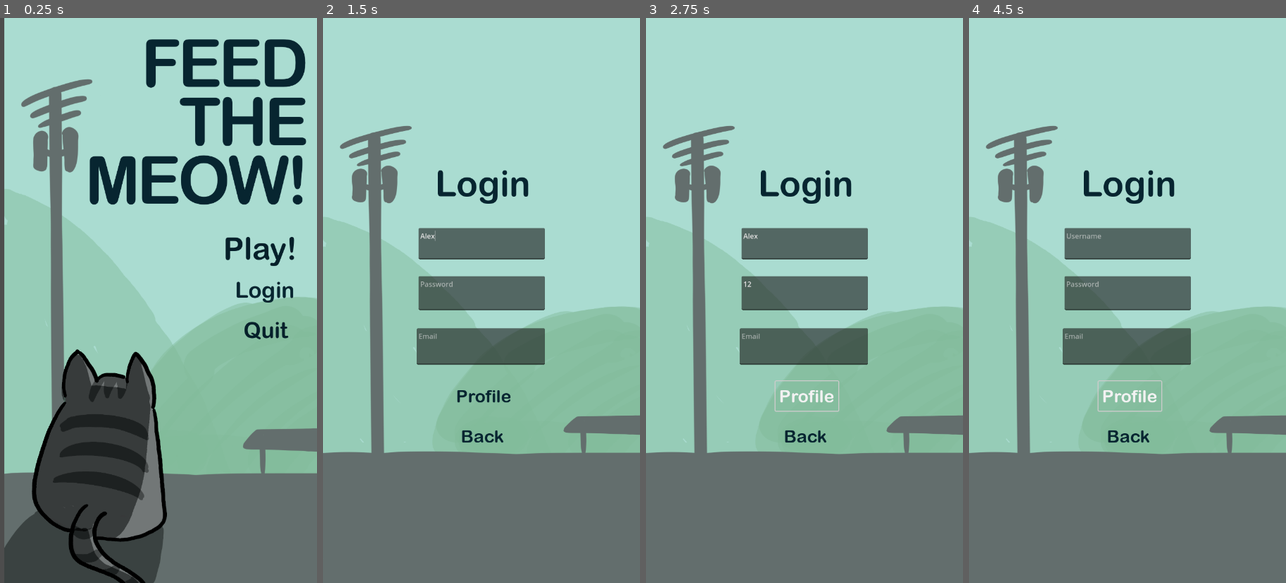
Above: before the commit, frames 1-4 (left to right).
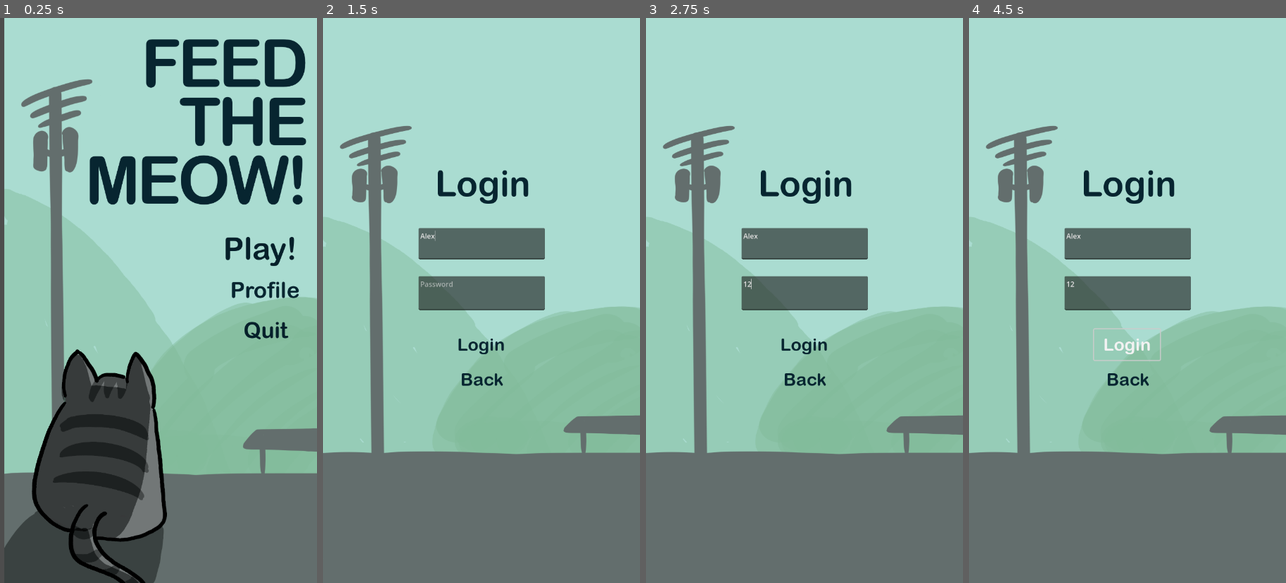
Above: after the commit, the same moments.

Repository: itspanna/CatGame
Game: Godot game, scene res://MainMenu.tscn
Same seed, same stepped clock (60 frames per second), same inputs: the game is played once before the commit and once after it.
Inputs (mouse positions are in pixels of both pictures, inside the frame that each line leads up to):
- Up to frame 1 (0.25 s): no input
- Up to frame 2 (1.5 s): click "Login" (after the commit: "Profile") at 0.5 s; click (481, 244) at 1.27 s; type "Alex" at 1.35 s
- Up to frame 3 (2.75 s): click (804, 294) at 1.5 s; type "12" at 1.58 s; click (807, 396) at 2 s, where only the run before the commit has a clickable "Profile"
- Up to frame 4 (4.5 s): click "Back" at 2.75 s; click "Login" at 3.5 s; click (1130, 396) at 4.25 s, where only the run before the commit has a clickable "Profile"

The runs differ from the first frame. In frame 1, 0.4% of the frame differs, in the area x 73-95%, y 46-51%; in frame 2, 3.1%; in frame 3, 3.2%; in frame 4, 3.3%, in the area x 29-70%, y 38-76%.
Error after the commit: Parse Error: Identifier "Firebase" not declared in the current scope. (res://LoginMenu.gd:10)

Commit message:
Add files via upload

Diff:
--- /dev/null
+++ b/catgame/LoginMenu.gd
@@ -0,0 +1,29 @@
+extends Control
+
+@onready var email_input = $EmailInput
+@onready var password_input = $Password
+@onready var error_label = $ErrorLabel
+
+var firebase_auth = null
+
+func _ready():
+	firebase_auth = Firebase.Auth
+	firebase_auth.connect("sign_in_succeeded", Callable(self,"_on_login_success"))
+	firebase_auth.connect("sign_in_failed", Callable(self, "_on_login_failed"))
+
+func _on_login_pressed():
+	var email = email_input.text
+	var password = password_input.text
+
+	if email.is_empty() or password.is_empty():
+		error_label.text = "Fill all labels!"
+		return
+
+		firebase_auth.sign_in(email, password)
+
+func _on_login_success(user_id):
+	print("Login success! Welcome, ", user_id)
+	get_tree().change_scene_to_file("res://profile.tscn")
+
+func _on_login_failed(error):
+	error_label.text = "Login error" + error
--- a/catgame/MainMenu.tscn
+++ b/catgame/MainMenu.tscn
@@ -50,7 +50,7 @@
 text = "Quit"
 flat = true
 
-[node name="Login" type="Button" parent="Control"]
+[node name="Profile" type="Button" parent="Control"]
 layout_mode = 0
 offset_left = 517.0
 offset_top = 576.0
@@ -59,10 +59,10 @@
 theme_override_colors/font_color = Color(0.027451, 0.145098, 0.188235, 1)
 theme_override_fonts/font = ExtResource("3_q6gte")
 theme_override_font_sizes/font_size = 50
-text = "Login
+text = "Profile
 "
 flat = true
 
 [connection signal="pressed" from="Control/Start" to="Control" method="_on_start_pressed"]
 [connection signal="pressed" from="Control/Quit" to="Control" method="_on_quit_pressed"]
-[connection signal="pressed" from="Control/Login" to="Control" method="_on_login_pressed"]
+[connection signal="pressed" from="Control/Profile" to="Control" method="_on_login_pressed"]
--- /dev/null
+++ b/catgame/ProfileMenu.gd
@@ -0,0 +1,32 @@
+extends Node2D
+
+@onready var username_label = $Usernamelabel
+@onready var email_label = $EmailLabel
+@onready var record_label = $RecordLabel
+
+var firebase_auth = null
+var firestore = null
+var user_id = ""
+
+func _ready():
+	firebase_auth = Firebase.Auth
+	firestore = Firebase.Firestore
+
+	user_id = firebase_auth.get_user_id()
+	if user_id:
+		firestore.get_document("users", user_id, Callable(self, "_on_user_data_received"))
+
+func _on_user_data_received(data):
+	if data:
+		username_label.text = "Username: " + data["username"]
+		email_label.text = "Email: " + data["email"]
+		record_label.text = "Record: " + str(data["record"])
+
+func _on_logout_pressed():
+	firebase_auth.sign_out()
+	get_tree().change_scene_to_file("res://login_screen.tscn")
+
+func _on_delete_account_pressed():
+	firestore.delete_document("users", user_id)
+	firebase_auth.delete_account()
+	get_tree().change_scene_to_file("res://Register_screen.tscn")
--- /dev/null
+++ b/catgame/RegisterMenu.gd
@@ -0,0 +1,39 @@
+extends Control
+
+@onready var email_input = $EmailInput
+@onready var password_input = $PasswordInput
+@onready var username_input = $UsernameInput
+@onready var error_label = $ErrorLabel
+
+var firebase_auth = null
+
+func _ready():
+	firebase_auth = Firebase.Auth
+	firebase_auth.connect("sign_up_Succeeded", Callable(self, "_on_signup_success"))
+	firebase_auth.connect("sign_up_failed", Callable(self, "_on_signup_failed"))
+
+func _on_register_pressed():
+	var email = email_input.text
+	var password = password_input.text
+	var username = username_input.text
+
+	if email.is_empty() or password.is_empty() or username.is_empty():
+		error_label.text = "Fill all Labels!"
+		return
+
+	firebase_auth.sign_up(email, password)
+
+func _on_signup_success(user_id):
+	print("Registration success!", user_id)
+	save_user_to_firestore(user_id)
+
+func _on_signup_failed(error):
+	error_label.text = "Hiba: " + error
+
+func save_user_to_firestore(user_id):
+	var firestore = Firebase.Firestore
+	firestore.set_document("users", user_id, {
+		"username": username_input.text,
+		"email": email_input.text,
+		"record": 0
+	})
--- /dev/null
+++ b/catgame/Register_screen.tscn
@@ -0,0 +1,101 @@
+[gd_scene load_steps=6 format=3 uid="uid://b207lupxlbgrc"]
+
+[ext_resource type="Script" uid="uid://cdpu6n3aqhgug" path="res://RegisterMenu.gd" id="1_1y73l"]
+[ext_resource type="Texture2D" uid="uid://l3msfuubkst" path="res://backgroundpon.png" id="2_aq2du"]
+[ext_resource type="Script" uid="uid://csjdenm5fenuk" path="res://texture_rect.gd" id="3_k228e"]
+[ext_resource type="FontFile" uid="uid://bgi7pk5y2xcqv" path="res://arialroundedmtbold.ttf" id="4_idy2j"]
+
+[sub_resource type="LabelSettings" id="LabelSettings_vl7wl"]
+font = ExtResource("4_idy2j")
+font_size = 80
+font_color = Color(0.027451, 0.145098, 0.188235, 1)
+
+[node name="RegisterScreen" type="Control"]
+layout_mode = 3
+anchors_preset = 0
+script = ExtResource("1_1y73l")
+metadata/_edit_vertical_guides_ = [361.0]
+
+[node name="TextureRect" type="TextureRect" parent="."]
+layout_mode = 0
+offset_top = -4.0
+offset_right = 723.0
+offset_bottom = 1283.0
+texture = ExtResource("2_aq2du")
+expand_mode = 1
+script = ExtResource("3_k228e")
+
+[node name="Label" type="Label" parent="."]
+layout_mode = 0
+offset_left = 201.0
+offset_top = 328.0
+offset_right = 527.0
+offset_bottom = 444.0
+text = "Register"
+label_settings = SubResource("LabelSettings_vl7wl")
+horizontal_alignment = 1
+
+[node name="Username" type="TextEdit" parent="."]
+layout_mode = 0
+offset_left = 217.0
+offset_top = 476.0
+offset_right = 504.0
+offset_bottom = 547.0
+placeholder_text = "Username"
+
+[node name="Password" type="TextEdit" parent="."]
+layout_mode = 0
+offset_left = 217.0
+offset_top = 585.0
+offset_right = 504.0
+offset_bottom = 662.0
+placeholder_text = "Password
+"
+
+[node name="Profile" type="Button" parent="."]
+layout_mode = 0
+offset_left = 289.0
+offset_top = 896.0
+offset_right = 432.0
+offset_bottom = 963.0
+theme_override_colors/font_color = Color(0.027451, 0.145098, 0.188235, 1)
+theme_override_fonts/font = ExtResource("4_idy2j")
+theme_override_font_sizes/font_size = 40
+text = "Profile
+"
+flat = true
+
+[node name="back" type="Button" parent="."]
+layout_mode = 0
+offset_left = 299.0
+offset_top = 973.0
+offset_right = 431.0
+offset_bottom = 1033.0
+theme_override_colors/font_color = Color(0.027451, 0.145098, 0.188235, 1)
+theme_override_fonts/font = ExtResource("4_idy2j")
+theme_override_font_sizes/font_size = 40
+text = "Back"
+flat = true
+
+[node name="Email" type="TextEdit" parent="."]
+layout_mode = 0
+offset_left = 213.0
+offset_top = 703.0
+offset_right = 504.0
+offset_bottom = 786.0
+placeholder_text = "Email"
+
+[node name="Register" type="Button" parent="."]
+layout_mode = 0
+offset_left = 287.0
+offset_top = 815.0
+offset_right = 437.0
+offset_bottom = 885.0
+theme_override_colors/font_color = Color(0.027451, 0.145098, 0.188235, 1)
+theme_override_fonts/font = ExtResource("4_idy2j")
+theme_override_font_sizes/font_size = 40
+text = "Register
+"
+flat = true
+
+[connection signal="pressed" from="back" to="." method="_on_back_pressed"]
--- a/catgame/login_screen.tscn
+++ b/catgame/login_screen.tscn
@@ -1,8 +1,8 @@
-[gd_scene load_steps=6 format=3 uid="uid://b207lupxlbgrc"]
+[gd_scene load_steps=6 format=3 uid="uid://4b4eat0ahtcc"]
 
-[ext_resource type="Script" path="res://login_screen.gd" id="1_m1xcq"]
+[ext_resource type="Script" uid="uid://dhvv55dr2u3f3" path="res://LoginMenu.gd" id="1_g270c"]
 [ext_resource type="Texture2D" uid="uid://l3msfuubkst" path="res://backgroundpon.png" id="1_x2up0"]
-[ext_resource type="Script" path="res://texture_rect.gd" id="2_sri01"]
+[ext_resource type="Script" uid="uid://csjdenm5fenuk" path="res://texture_rect.gd" id="2_sri01"]
 [ext_resource type="FontFile" uid="uid://bgi7pk5y2xcqv" path="res://arialroundedmtbold.ttf" id="4_dr2yg"]
 
 [sub_resource type="LabelSettings" id="LabelSettings_vl7wl"]
@@ -13,7 +13,7 @@
 [node name="LoginScreen" type="Control"]
 layout_mode = 3
 anchors_preset = 0
-script = ExtResource("1_m1xcq")
+script = ExtResource("1_g270c")
 metadata/_edit_vertical_guides_ = [361.0]
 
 [node name="TextureRect" type="TextureRect" parent="."]
@@ -52,37 +52,28 @@
 placeholder_text = "Password
 "
 
-[node name="Login" type="Button" parent="."]
-layout_mode = 0
-offset_left = 294.0
-offset_top = 823.0
-offset_right = 437.0
-offset_bottom = 890.0
-theme_override_colors/font_color = Color(0.027451, 0.145098, 0.188235, 1)
-theme_override_fonts/font = ExtResource("4_dr2yg")
-theme_override_font_sizes/font_size = 40
-text = "Profile
-"
-flat = true
-
 [node name="back" type="Button" parent="."]
 layout_mode = 0
-offset_left = 296.0
-offset_top = 918.0
-offset_right = 428.0
-offset_bottom = 978.0
+offset_left = 295.0
+offset_top = 789.0
+offset_right = 427.0
+offset_bottom = 849.0
 theme_override_colors/font_color = Color(0.027451, 0.145098, 0.188235, 1)
 theme_override_fonts/font = ExtResource("4_dr2yg")
 theme_override_font_sizes/font_size = 40
 text = "Back"
 flat = true
 
-[node name="Email" type="TextEdit" parent="."]
+[node name="Button" type="Button" parent="."]
 layout_mode = 0
-offset_left = 213.0
-offset_top = 703.0
-offset_right = 504.0
-offset_bottom = 786.0
-placeholder_text = "Email"
+offset_left = 284.0
+offset_top = 705.0
+offset_right = 434.0
+offset_bottom = 775.0
+theme_override_colors/font_color = Color(0.027451, 0.145098, 0.188235, 1)
+theme_override_fonts/font = ExtResource("4_dr2yg")
+theme_override_font_sizes/font_size = 40
+text = "Login"
+flat = true
 
 [connection signal="pressed" from="back" to="." method="_on_back_pressed"]
--- a/catgame/profile.tscn
+++ b/catgame/profile.tscn
@@ -1,5 +1,6 @@
-[gd_scene load_steps=4 format=3 uid="uid://c2b4np68b4l78"]
+[gd_scene load_steps=5 format=3 uid="uid://c2b4np68b4l78"]
 
+[ext_resource type="Script" uid="uid://ceqe86u55l4gc" path="res://ProfileMenu.gd" id="1_k2f8d"]
 [ext_resource type="Texture2D" uid="uid://l3msfuubkst" path="res://backgroundpon.png" id="1_l47a4"]
 [ext_resource type="FontFile" uid="uid://bgi7pk5y2xcqv" path="res://arialroundedmtbold.ttf" id="2_qmw16"]
 
@@ -8,7 +9,10 @@
 font_size = 50
 font_color = Color(0, 0, 0, 1)
 
-[node name="Node2D" type="Node2D"]
+[node name="Node2D" type="Control"]
+layout_mode = 3
+anchors_preset = 0
+script = ExtResource("1_k2f8d")
 
 [node name="TextureRect" type="TextureRect" parent="."]
 offset_top = -70.0
@@ -22,32 +26,58 @@
 offset_top = 716.0
 offset_right = 486.0
 offset_bottom = 807.0
-theme_override_colors/font_color = Color(0, 0, 0, 1)
-theme_override_font_sizes/font_size = 40
+theme_override_colors/font_color = Color(0.027451, 0.145098, 0.188235, 1)
+theme_override_fonts/font = ExtResource("2_qmw16")
+theme_override_font_sizes/font_size = 50
 text = "Logout"
+flat = true
 
 [node name="Back" type="Button" parent="."]
 offset_left = 254.0
 offset_top = 832.0
 offset_right = 486.0
 offset_bottom = 923.0
-theme_override_colors/font_color = Color(0, 0, 0, 1)
-theme_override_font_sizes/font_size = 40
+theme_override_colors/font_color = Color(0.027451, 0.145098, 0.188235, 1)
+theme_override_fonts/font = ExtResource("2_qmw16")
+theme_override_font_sizes/font_size = 50
 text = "Back"
+flat = true
 
 [node name="Delete" type="Button" parent="."]
 offset_left = 217.0
 offset_top = 942.0
 offset_right = 518.0
 offset_bottom = 1031.0
-theme_override_colors/font_color = Color(0, 0, 0, 1)
+theme_override_colors/font_color = Color(0.403922, 0, 0, 1)
+theme_override_fonts/font = ExtResource("2_qmw16")
 theme_override_font_sizes/font_size = 40
 text = "Delete Account"
+flat = true
 
-[node name="Label" type="Label" parent="."]
+[node name="Welcome" type="Label" parent="."]
 offset_left = 46.0
 offset_top = 145.0
 offset_right = 479.0
 offset_bottom = 215.0
 text = "Welcome, <user>!"
 label_settings = SubResource("LabelSettings_8c6kd")
+
+[node name="Email" type="Label" parent="."]
+offset_left = 54.0
+offset_top = 232.0
+offset_right = 575.0
+offset_bottom = 288.0
+theme_override_colors/font_color = Color(0, 0, 0, 1)
+theme_override_fonts/font = ExtResource("2_qmw16")
+theme_override_font_sizes/font_size = 40
+text = "Email:"
+
+[node name="Label" type="Label" parent="."]
+offset_left = 52.0
+offset_top = 379.0
+offset_right = 558.0
+offset_bottom = 437.0
+theme_override_colors/font_color = Color(0, 0, 0, 1)
+theme_override_fonts/font = ExtResource("2_qmw16")
+theme_override_font_sizes/font_size = 40
+text = "Your top record:"
--- a/catgame/project.godot
+++ b/catgame/project.godot
@@ -12,7 +12,7 @@
 
 config/name="Catgame"
 run/main_scene="res://MainMenu.tscn"
-config/features=PackedStringArray("4.3", "Mobile")
+config/features=PackedStringArray("4.4", "Mobile")
 config/icon="res://macs2.png"
 
 [display]
Not shown, added: catgame/GameOver.gd.uid
Not shown, added: catgame/Itemreact.gd.uid
Not shown, added: catgame/LoginMenu.gd.uid
Not shown: 1 places in catgame/MainMenu.tscn that only renumber resources
Not shown, added: catgame/ProfileMenu.gd.uid
Not shown, added: catgame/RegisterMenu.gd.uid
Not shown, added: catgame/area_2d.gd.uid
Not shown, changed: catgame/arialroundedmtbold.ttf.import
Not shown, added: catgame/bad_item.gd.uid
Not shown, added: catgame/character_body_2d.gd.uid
Not shown, changed: catgame/export_presets.cfg
Not shown, added: catgame/game.gd.uid
(and 10 more such lines)
